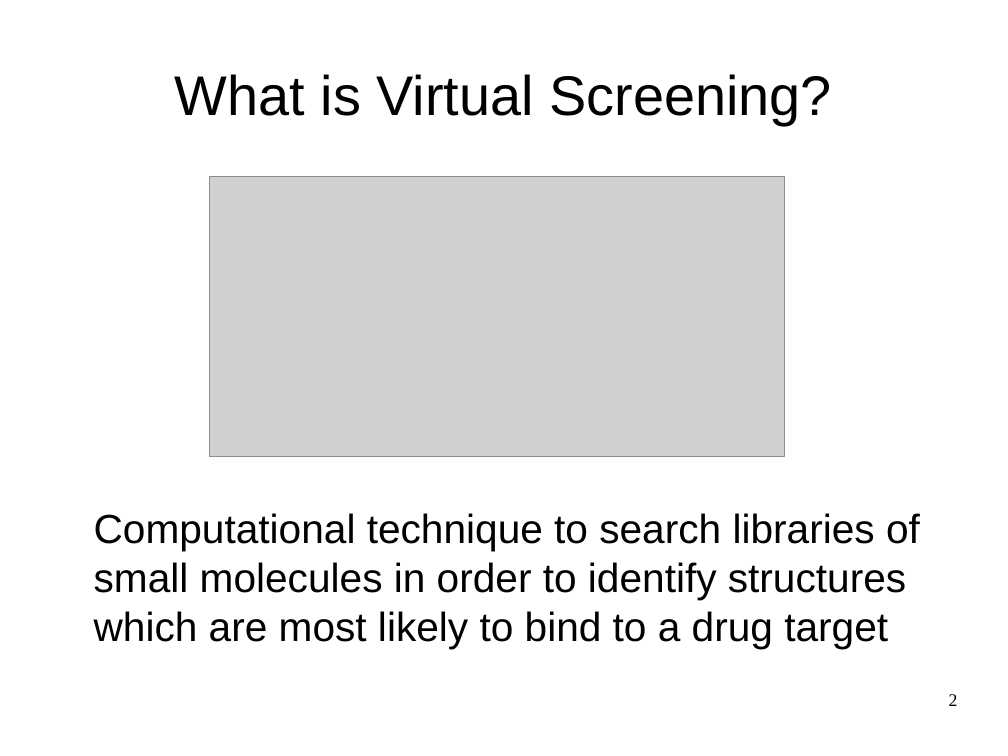
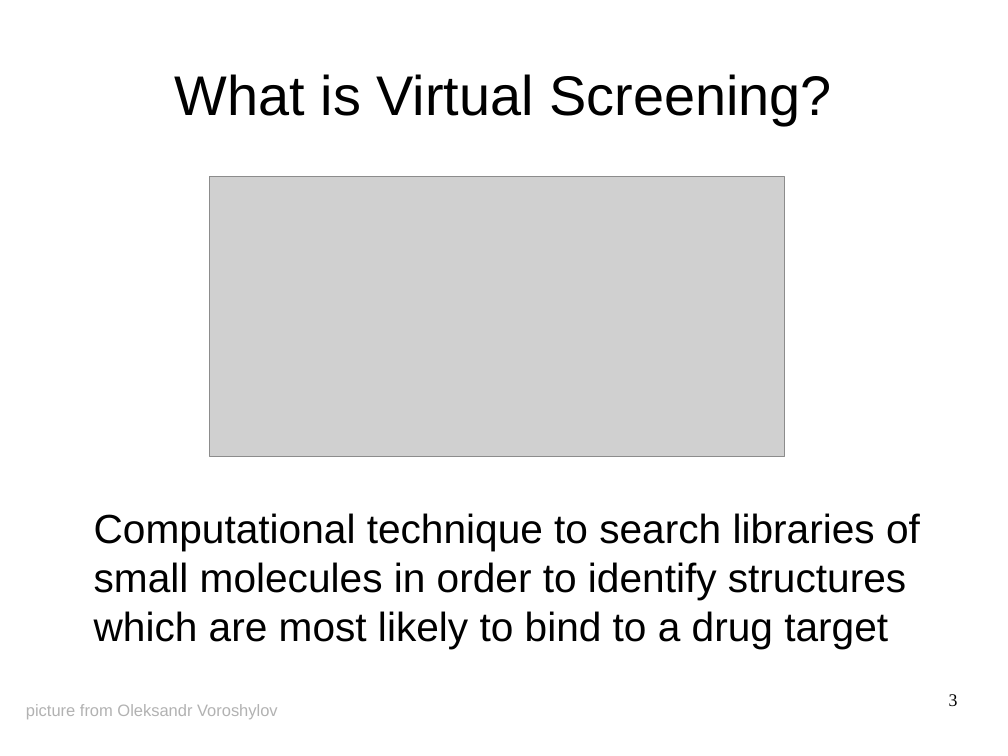
Before and after one commit to AlexWoroschilow/pca, a slide deck: slide 3 of seminar/presentation.odp (slide 2 before the commit). Drawn at 1008x756 pixels with LibreOffice and Linux fonts; fonts in the diff are those of the drawing; grey boxes stand for pictures. Boxes give left, top, right and bottom in pixels: in the first picture for what was removed or moved away, otherwise in the second. Text is boxed around its words. In the diff, an @@ line names an element or a change of style, - is before the commit and + after.

```diff
--- a/seminar/presentation.odp
+++ b/seminar/presentation.odp
@@ text added at [26,704,278,719], 13 pt, text #B2B2B2 @@
+picture from Oleksandr Voroshylov
@@ page number at [949,694,958,706]: text changed @@
-2
+3
```
Also in this commit, not shown: 9 other slides changed, 1 slide added, 1 slide removed, 4 other files.
